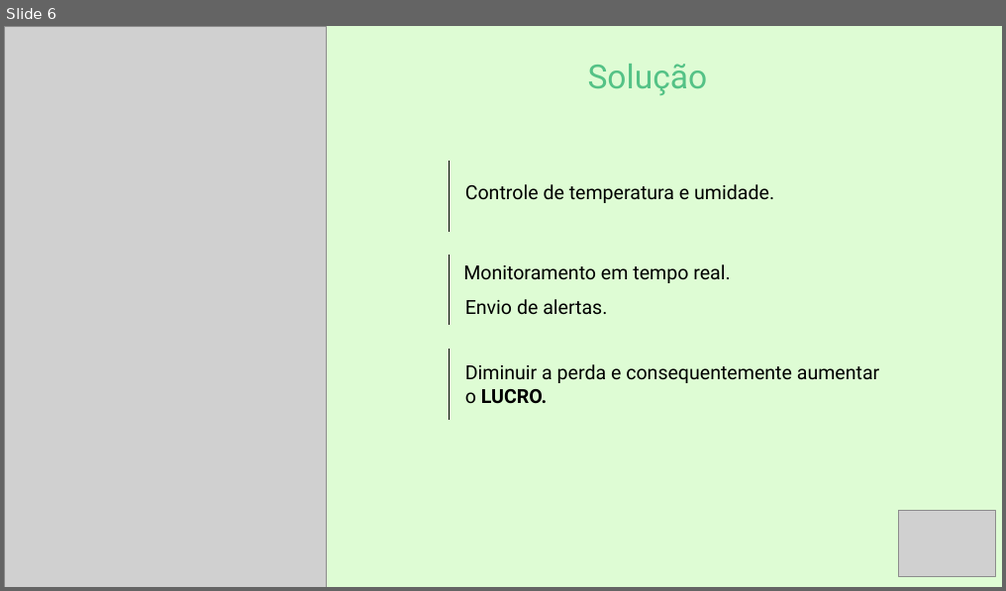
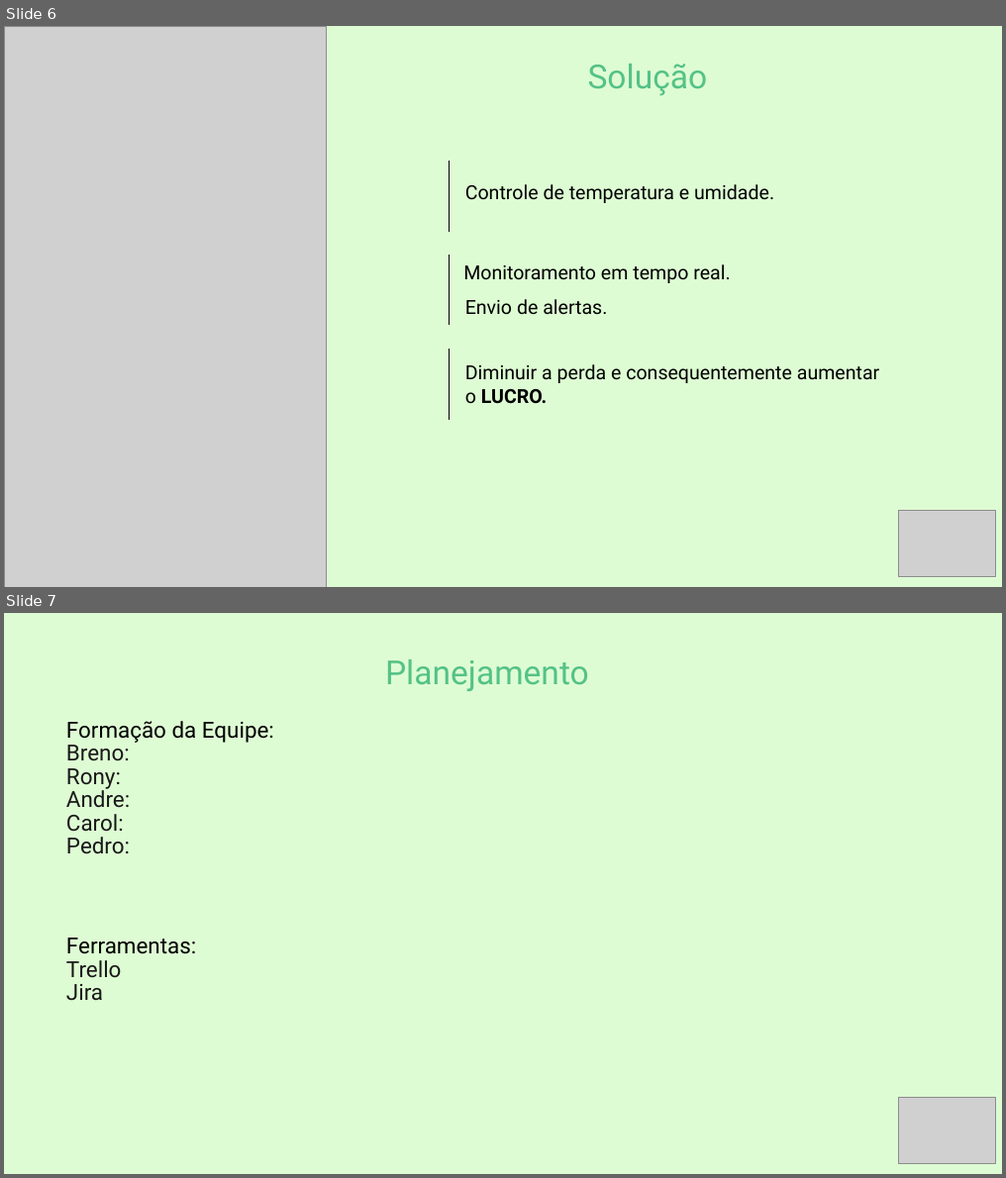
Before and after one commit to rony1533/Sixsolution-project, a slide deck: Documentação/SixSolucionApre.pptx. Shown one above the other, each under a label of ours: slide 6 before the commit, slides 6 and 7 after it. The pictures are 1006x591 and 1006x1178 pixels, drawn with LibreOffice and Linux fonts; fonts in the diff are those of the drawing; grey boxes stand for pictures. Boxes give left, top, right and bottom in pixels: in the first picture for what was removed or moved away, otherwise in the second. Text is boxed around its words. In the diff, an @@ line names an element or a change of style, - is before the commit and + after.

```diff
--- a/Documentação/SixSolucionApre.pptx
+++ b/Documentação/SixSolucionApre.pptx
@@ slide 7 added at (4,613,1002,1174), background #DEFCD4 @@
@@ text added at (385,660,589,691), 48 pt, text #54C286 @@
+Planejamento
@@ text added at (66,721,274,855), 32 pt, text #191818 @@
+Formação da Equipe:
+Breno:
+Rony:
+Andre:
+Carol:
+Pedro:
@@ text added at (66,938,196,1001), 32 pt, text #000000 @@
+Ferramentas:
+Trello
+Jira
@@ picture added at (899,1097,995,1163) @@
```
Also in this commit, not shown: 2 slides changed, 3 other slides added, 9 slides removed, 1 other file.
